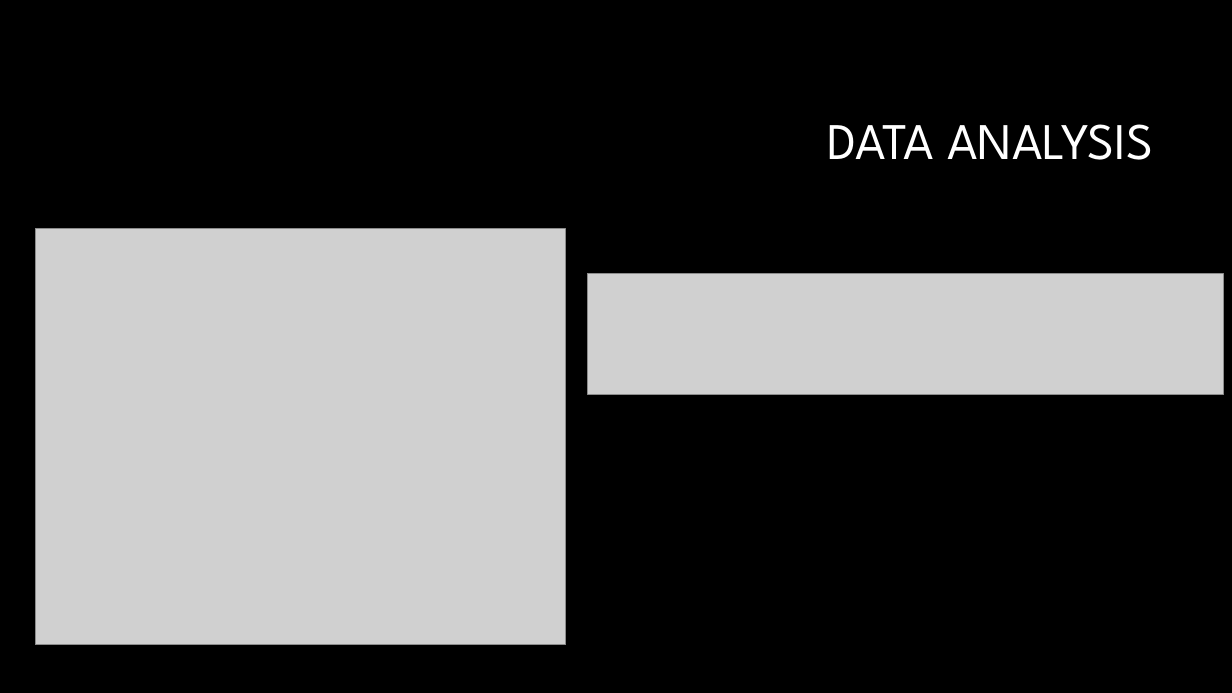
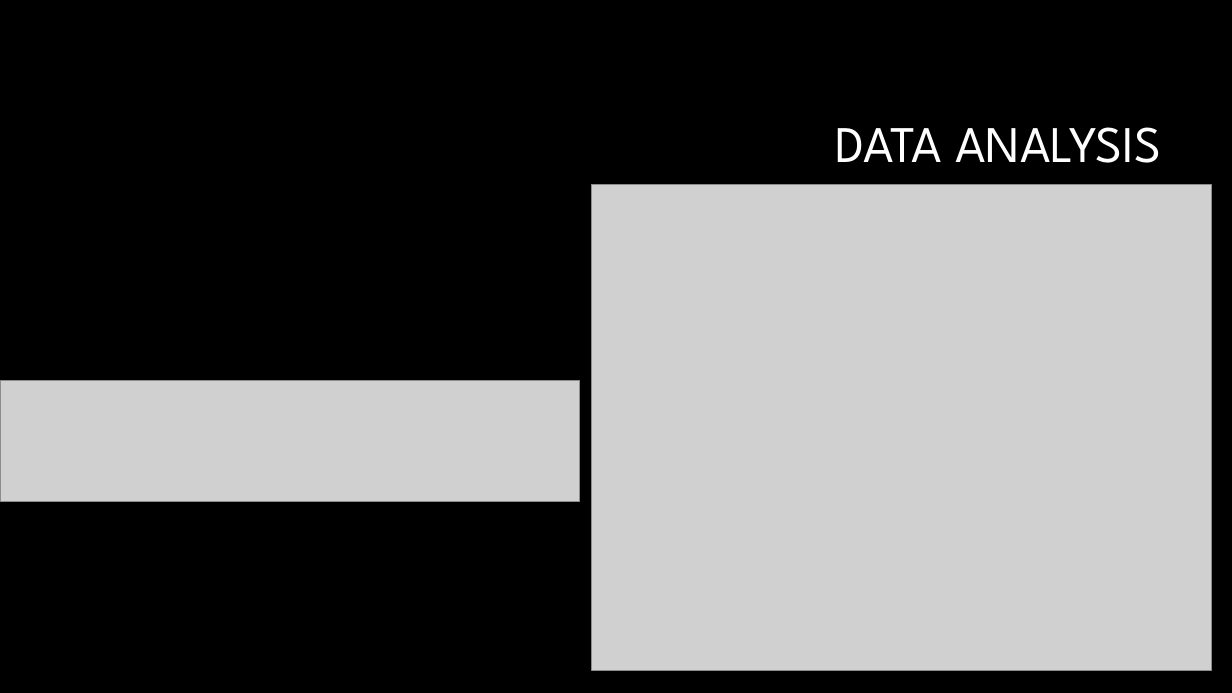
Before and after one commit to nvhabib91/project1, a slide deck: slide 7 of Presentation - Project 1.pptx (slide 6 before the commit). Drawn at 1232x693 pixels with LibreOffice and Linux fonts; fonts in the diff are those of the drawing; grey boxes stand for pictures; background and template pictures are left out. Boxes give left, top, right and bottom in pixels: in the first picture for what was removed or moved away, otherwise in the second. Text is boxed around its words. In the diff, an @@ line names an element or a change of style, - is before the commit and + after.

```diff
--- a/Presentation - Project 1.pptx
+++ b/Presentation - Project 1.pptx
@@ title "DATA ANALYSIS": place and size @@
-title "DATA ANALYSIS" at (827, 124, 1153, 160)
+title "DATA ANALYSIS" at (835, 127, 1161, 163)
@@ picture: place and size @@
-picture at (35, 229, 566, 645)
+picture at (592, 185, 1212, 671)
@@ picture: place and size @@
-picture at (588, 274, 1224, 395)
+picture at (0, 380, 579, 501)
```
Also in this commit, not shown: 1 other slide changed, 1 slide added.
